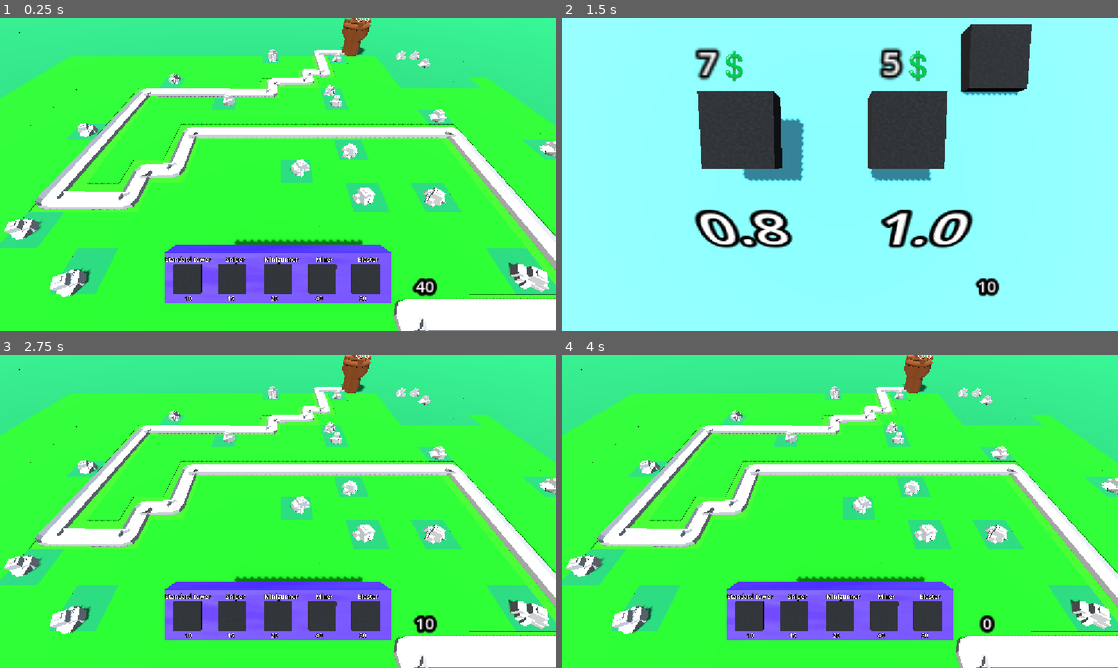
Above: before the commit, frames 1-4 (two rows, left to right).
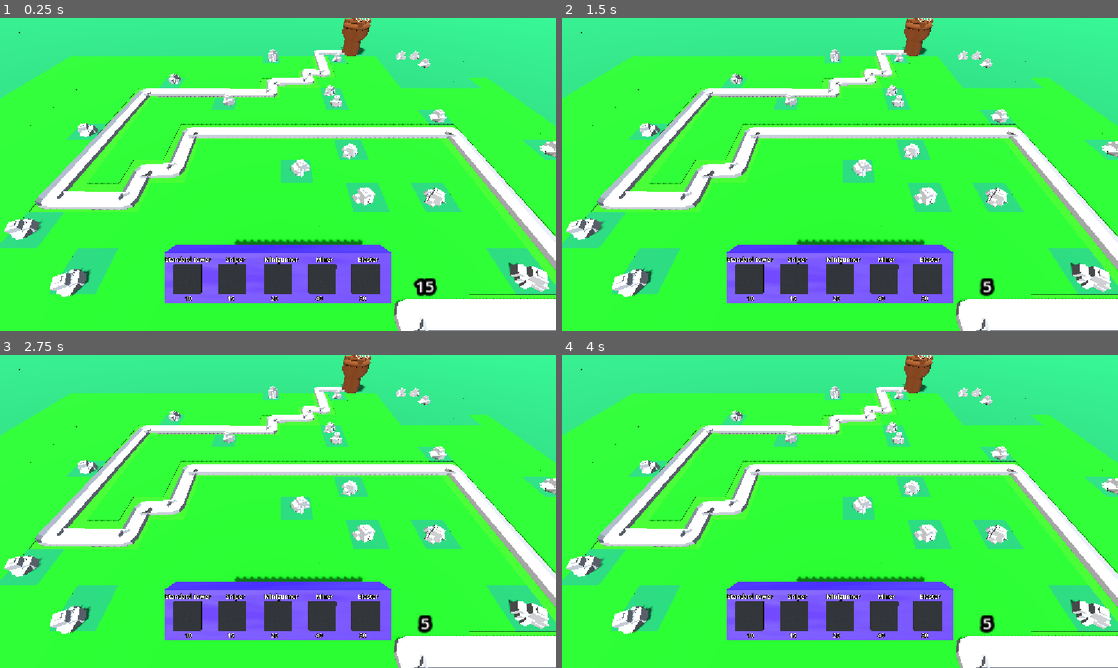
Above: after the commit, the same moments.

Repository: isaacK-428/barbarian-blaster
Game: Godot game, scene res://scenes/main_scene.tscn
The game is run twice, just before and just after one commit, with the same random seed, the same clock (stepped at 60 frames per second) and the same inputs.
Inputs (mouse positions are in pixels of both pictures, inside the frame that each line leads up to):
- Up to frame 1 (0.25 s): no input
- Up to frame 2 (1.5 s): tap Enter at 0.5 s; move the mouse to (962, 158) at 0.52 s; press the mouse at (962, 158) at 0.53 s; tap R (restart) at 1.25 s; move the mouse to (728, 190) at 1.27 s; release the mouse at (728, 190) at 1.28 s; click (728, 190) at 1.35 s
- Up to frame 3 (2.75 s): tap R (restart) at 2 s; move the mouse to (333, 442) at 2.02 s; press the mouse at (333, 442) at 2.03 s
- Up to frame 4 (4 s): tap R (restart) at 2.75, 3.5 s; move the mouse to (812, 574) at 2.77 s; release the mouse at (812, 574) at 2.78 s; click (812, 574) at 2.85 s; move the mouse to (1006, 558) at 3.52 s; press the mouse at (1006, 558) at 3.53 s

The runs differ from the first frame. In frame 1, 0.1% of the frame differs, in the area x 74-79%, y 83-89%; in frame 2, 100%, in the area x 0-100%, y 0-100%; in frame 3, 0.2%; in frame 4, less than 0.1%.

Commit message:
polishing
SFX and winning the game + miner turret

Diff:
--- a/base/base.gd
+++ b/base/base.gd
@@ -23,5 +23,6 @@
 		get_tree().reload_current_scene()
 func take_damage(amount):
 	current_health-=amount
+	$AudioStreamPlayer.play()
 func die():
 	get_tree().change_scene_to_file("res://UI/you_died.tscn")
--- a/base/base.tscn
+++ b/base/base.tscn
@@ -1,6 +1,7 @@
 [gd_scene format=3 uid="uid://c5qmq4sdugotw"]
 
 [ext_resource type="Script" uid="uid://bspec4cu5ji0n" path="res://base/base.gd" id="1_mftly"]
+[ext_resource type="AudioStream" uid="uid://w3gtdt08ev2u" path="res://sound/hurt base.wav" id="2_m7viw"]
 
 [sub_resource type="StandardMaterial3D" id="StandardMaterial3D_mftly"]
 albedo_color = Color(0.36616847, 0.18996686, 0, 1)
@@ -83,3 +84,6 @@
 transform = Transform3D(0.9999664, 0, -0.008202955, 0, 1, 0, 0.008202955, 0, 0.9999664, 0.04403472, 6.2853675, -2.4963946)
 size = Vector3(1, 1.6348267, 1)
 material = SubResource("StandardMaterial3D_mftly")
+
+[node name="AudioStreamPlayer" type="AudioStreamPlayer" parent="." unique_id=1125760080]
+stream = ExtResource("2_m7viw")
--- a/enemy/enemy.gd
+++ b/enemy/enemy.gd
@@ -10,7 +10,7 @@
 	#progress = 0.0
 	#enemy_type = enemy_types.pick_random()
 	speed = enemy_type.speed
-	$StaticBody3D.max_health = enemy_type.health*1.5
+	$StaticBody3D.max_health = enemy_type.health*1.2
 	$StaticBody3D.health = $StaticBody3D.max_health
 	if get_tree().get_nodes_in_group("enemy").size()>=0:
 		for turret in get_tree().get_nodes_in_group("actual_turret"):
--- a/scenes/button.tscn
+++ b/scenes/button.tscn
@@ -1,6 +1,7 @@
 [gd_scene format=3 uid="uid://0ujdds1c3i1"]
 
 [ext_resource type="Script" uid="uid://d2mk34061kw3h" path="res://scripts/button.gd" id="1_mi6dp"]
+[ext_resource type="AudioStream" uid="uid://c3lktujw5yj2g" path="res://sound/831995__sanedish__click-satisfying-mouse-retro-gaming.wav" id="2_rhj8v"]
 
 [sub_resource type="BoxShape3D" id="BoxShape3D_mi6dp"]
 size = Vector3(3, 1, 3)
@@ -39,3 +40,6 @@
 transform = Transform3D(2.94, 0, 0, 0, 1, 0, 0, 0, 3.07, -0.08686459, 0, -0.21148801)
 material_override = SubResource("StandardMaterial3D_rhj8v")
 mesh = SubResource("BoxMesh_3q610")
+
+[node name="AudioStreamPlayer" type="AudioStreamPlayer" parent="." unique_id=1651153717]
+stream = ExtResource("2_rhj8v")
--- a/scenes/cheese.tscn
+++ b/scenes/cheese.tscn
@@ -1,8 +1,10 @@
 [gd_scene format=3 uid="uid://cs1n17ee0pr77"]
 
 [ext_resource type="Script" uid="uid://bmsv7r7dlghyx" path="res://scripts/cheese.gd" id="1_6ih6m"]
+[ext_resource type="AudioStream" uid="uid://0uwtpqkh6hgy" path="res://sound/spicy peppers.mp3" id="2_gv6i6"]
 
 [node name="cheese" type="Node" unique_id=1352384911]
 script = ExtResource("1_6ih6m")
 
 [node name="AudioStreamPlayer" type="AudioStreamPlayer" parent="." unique_id=2105574864]
+stream = ExtResource("2_gv6i6")
--- a/scenes/ray_picker_camera.tscn
+++ b/scenes/ray_picker_camera.tscn
@@ -3,6 +3,7 @@
 [ext_resource type="Script" uid="uid://tsykvxrv4eq8" path="res://scripts/ray_picker_camera.gd" id="1_kikph"]
 [ext_resource type="PackedScene" uid="uid://0ujdds1c3i1" path="res://scenes/button.tscn" id="2_yjt0p"]
 [ext_resource type="PackedScene" uid="uid://chxfjmishtit5" path="res://scenes/upgrade_panel_thing.tscn" id="3_pjwn7"]
+[ext_resource type="AudioStream" uid="uid://bnprxl6g2s2sg" path="res://sound/249300__suntemple__access-denied.wav" id="4_jy3mm"]
 
 [sub_resource type="BoxShape3D" id="BoxShape3D_jy3mm"]
 size = Vector3(38.33629, 35.41272, 1)
@@ -217,3 +218,6 @@
 pixel_size = 0.02
 billboard = 1
 text = "30"
+
+[node name="AudioStreamPlayer" type="AudioStreamPlayer" parent="." unique_id=1349775885]
+stream = ExtResource("4_jy3mm")
--- a/scenes/turret.tscn
+++ b/scenes/turret.tscn
@@ -3,6 +3,7 @@
 [ext_resource type="Script" uid="uid://bbdejv6n7qll" path="res://scripts/turret.gd" id="1_el7wl"]
 [ext_resource type="PackedScene" uid="uid://b4kl4iyg6w4ym" path="res://scenes/projectile.tscn" id="2_485p4"]
 [ext_resource type="Resource" uid="uid://u6hwuqm4p66q" path="res://tower_types/base_tower.tres" id="3_485p4"]
+[ext_resource type="AudioStream" uid="uid://bidk6lbxpws38" path="res://sound/new place tower SFX.wav" id="4_pp6j5"]
 
 [sub_resource type="StandardMaterial3D" id="StandardMaterial3D_el7wl"]
 albedo_color = Color(0, 0, 0, 1)
@@ -383,5 +384,8 @@
 [node name="Timer2" type="Timer" parent="." unique_id=1931708092]
 autostart = true
 
+[node name="AudioStreamPlayer" type="AudioStreamPlayer" parent="." unique_id=1698524489]
+stream = ExtResource("4_pp6j5")
+
 [connection signal="timeout" from="Timer" to="." method="_on_timer_timeout"]
 [connection signal="timeout" from="Timer2" to="." method="_on_timer_2_timeout"]
--- a/scripts/button.gd
+++ b/scripts/button.gd
@@ -10,6 +10,7 @@
 func _process(delta: float) -> void:
 	pass
 func clicked():
+	$AudioStreamPlayer.play()
 	print("random button was clicked")
 	emit_signal("button_pressed")
 	button_actions(index)
--- a/scripts/cheese.gd
+++ b/scripts/cheese.gd
@@ -1,6 +1,6 @@
 extends Node
 var in_upgrade = false
-var gold: int = 40
+var gold: int = 15
 @onready var music_player: AudioStreamPlayer = $AudioStreamPlayer
 
 func _process(delta: float) -> void:
--- a/scripts/main_scene.gd
+++ b/scripts/main_scene.gd
@@ -6,6 +6,7 @@
 @export var big_number = 100
 var enemy_tokens = 20
 var wave = 1
+var wait = false
 var time_passed = 0
 var enemy_types = [
 	preload("res://base_enemy.tres")
@@ -15,7 +16,7 @@
 	#20,30,50,90,130
 #]
 var wave_total_costs = [
-	7,10,15,40,100,130,140,280
+	7,10,15,40,100,130,140,400,500
 ]
 var all_enemys = [
 	preload("res://base_enemy.tres"),
@@ -24,7 +25,8 @@
 	preload("res://tank2.tres"),
 	preload("res://boss_enemy.tres"),
 	preload("res://demon_enemy.tres"),
-	preload("res://demon_2_enemy.tres")
+	preload("res://demon_2_enemy.tres"),
+	preload("res://the_final_man.tres")
 ]
 var enemy_costs = [
 	10,
@@ -33,7 +35,9 @@
 	25,
 	40,
 	45,
-	60
+	60,
+	100,
+	100
 ]
 # Called when the node enters the scene tree for the first time.
 func _ready() -> void:
@@ -44,24 +48,28 @@
 # Called every frame. 'delta' is the elapsed time since the previous frame.
 func _process(delta: float) -> void:
 	$Label3D.text = str(Cheese.gold)
+	if wait == true:
+		if get_tree().get_nodes_in_group("enemy"):
+			get_tree().change_scene_to_file("res://UI/You_win.tscn")
 
 
 func _on_enemy_spawn_timeout() -> void:
-	print("tokens === ",enemy_tokens)
-	$enemy_spawn.wait_time = timer_length
-	var E_I = enemy.instantiate()
-	E_I.progress = 0.0
-	var index = randi_range(0,enemy_types.size()-1)
-	var new_index = all_enemys.find(enemy_types[index])
+	if enemy_types.size()>0:
+		print("tokens === ",enemy_tokens)
+		$enemy_spawn.wait_time = timer_length
+		var E_I = enemy.instantiate()
+		E_I.progress = 0.0
+		var index = randi_range(0,enemy_types.size()-1)
+		var new_index = all_enemys.find(enemy_types[index])
 
-	E_I.enemy_type = enemy_types[index]
-	$Path3D.add_child(E_I)
-	var enemy_cost = enemy_costs[new_index]
-	enemy_tokens-=enemy_cost
-	if enemy_tokens<0:
-		wave_over()
-		return
-	$enemy_spawn.start()
+		E_I.enemy_type = enemy_types[index]
+		$Path3D.add_child(E_I)
+		var enemy_cost = enemy_costs[new_index]
+		enemy_tokens-=enemy_cost
+		if enemy_tokens<0:
+			wave_over()
+			return
+		$enemy_spawn.start()
 
 
 
@@ -87,19 +95,21 @@
 		5:
 			change_wave_values([preload("res://demon_enemy.tres")],[preload("res://boss_enemy.tres"),preload("res://base_enemy.tres")])
 		6:
-			change_wave_values([preload("res://boss_enemy.tres")],[preload("res://fast_enemy.tres")])
+			change_wave_values([preload("res://demon_enemy.tres")],[preload("res://fast_enemy.tres")])
 		7:
-			pass
+			enemy_types = [preload("res://the_final_man.tres")]
 		8:
 			pass
+			#await get_tree().create_timer(800.0)
+
 		9:
-			pass
+			wait = true
+			enemy_types = []
 		10:
 			pass
 		11:
-			get_tree().change_scene_to_file("res://UI/You_win.tscn")
+			pass
 	$enemy_spawn.start()
-	print("enemy types     -  - - - - - - - -         ",enemy_types)
 func change_wave_values(adds: Array,subtracts: Array):
 	for i in subtracts.size():
 		var erase_index = 0
--- a/scripts/ray_picker_camera.gd
+++ b/scripts/ray_picker_camera.gd
@@ -78,7 +78,7 @@
 		var collider = ray_cast_3d.get_collider()
 		if collider is GridMap:
 			Input.set_default_cursor_shape(Input.CURSOR_POINTING_HAND)
-			if Input.is_action_pressed("mouse_click"):
+			if Input.is_action_just_pressed("mouse_click"):
 				var gold_cost = 67
 				gold_cost = new_turret.gold_cost
 				if Cheese.gold>=gold_cost:
@@ -89,6 +89,8 @@
 						var tile_map_position = grid_map.map_to_local(cell)
 						turret_manager.spawn_turret(tile_map_position,new_turret)
 						Cheese.gold-=gold_cost
+				else:
+					$AudioStreamPlayer.play()
 		else:
 			Input.set_default_cursor_shape(Input.CURSOR_ARROW)
 		if collider.is_in_group("turret") and Input.is_action_just_pressed("mouse_click") and Cheese.in_upgrade==false:
@@ -134,6 +136,8 @@
 				#fire_rate -= 0.2
 				upgrades[0] += 1
 				Cheese.gold -= cost
+			else:
+				$AudioStreamPlayer.play()
 		2:
 			if upgrades[1] <= 2 and Cheese.gold >= upgrade_gold_costs[1][upgrades[1] + 1]:
 				var cost = upgrade_gold_costs[1][upgrades[1] + 1]
@@ -141,6 +145,8 @@
 				#damage += 1
 				upgrades[1] += 1
 				Cheese.gold -= cost
+			else:
+				$AudioStreamPlayer.play()
 		3:
 			if upgrades[2] <= 2 and Cheese.gold >= upgrade_gold_costs[2][upgrades[2] + 1]:
 				var cost = upgrade_gold_costs[2][upgrades[2] + 1]
@@ -148,6 +154,8 @@
 				#ability += 1
 				upgrades[2] += 1
 				Cheese.gold -= cost
+			else:
+				$AudioStreamPlayer.play()
 		4:
 			print("4") #exit top right
 			hide_upgrade_UI()
--- a/scripts/turret.gd
+++ b/scripts/turret.gd
@@ -14,6 +14,7 @@
 var miner = preload("res://tower_types/miner.tres")
 # Called when the node enters the scene tree for the first time.
 func _ready() -> void:
+	$AudioStreamPlayer.play()
 	if enemy_type!=load("res://tower_types/miner.tres"):
 		$Timer2.queue_free()
 	fire_rate = turret_type.fire_rate
--- /dev/null
+++ b/the_final_man.tres
@@ -0,0 +1,11 @@
+[gd_resource type="Resource" script_class="enemy_type" format=3 uid="uid://bongx8tr4bjha"]
+
+[ext_resource type="Script" uid="uid://bhvosapuy4gav" path="res://scripts/enemy_resource.gd" id="1_ni2cd"]
+
+[resource]
+resource_local_to_scene = true
+script = ExtResource("1_ni2cd")
+speed = 6
+health = 140
+damage = 2
+gold = 35
Not shown, added: sound/249300__suntemple__access-denied.wav.import
Not shown, added: sound/831995__sanedish__click-satisfying-mouse-retro-gaming.wav.import
Not shown, added: sound/enemy hit affect.wav.import
Not shown, added: sound/hurt base.wav.import
Not shown, added: sound/new place tower SFX.wav.import
Not shown, added: sound/spicy peppers.mp3.import
Not shown, added: sound/upgrade.wav.import
Not shown, added: sound/249300__suntemple__access-denied.wav
Not shown, added: sound/831995__sanedish__click-satisfying-mouse-retro-gaming.wav
Not shown, added: sound/enemy hit affect.wav
Not shown, added: sound/hurt base.wav
Not shown, added: sound/new place tower SFX.wav
(and 2 more such lines)
